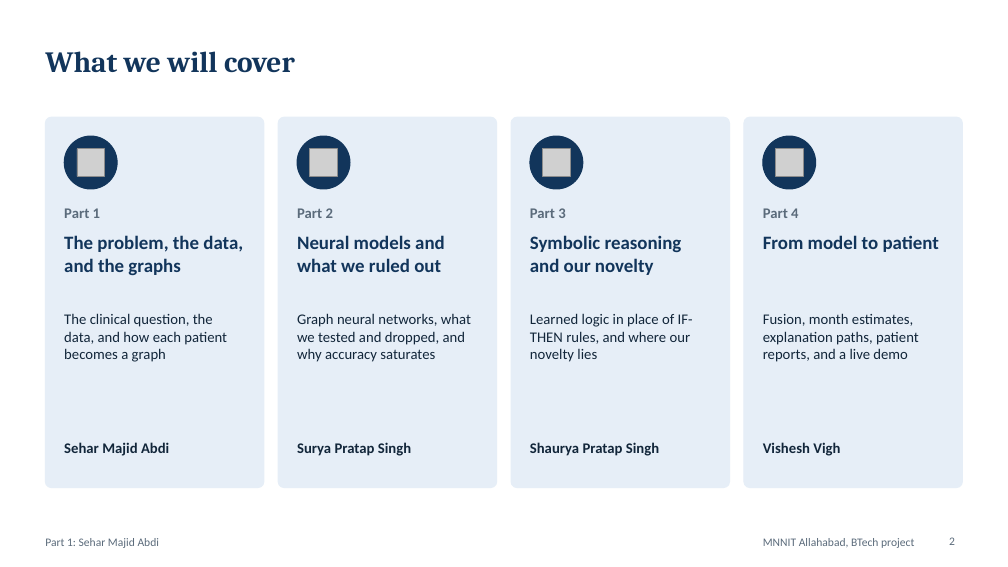
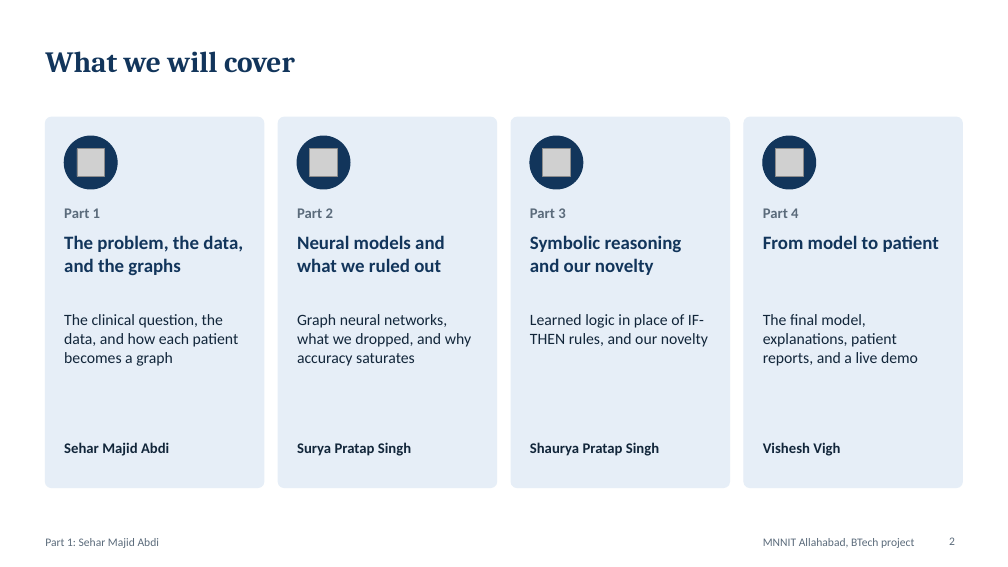
Before and after one commit to shauryasf/primekg-patient-reasoning, a slide deck: slide 2 of presentation/BRCA_Neurosymbolic_Panel_Deck.pptx. Drawn at 1008x567 pixels with LibreOffice and Linux fonts; fonts in the diff are those of the drawing; grey boxes stand for pictures. Boxes give left, top, right and bottom in pixels: in the first picture for what was removed or moved away, otherwise in the second. Text is boxed around its words. In the diff, an @@ line names an element or a change of style, - is before the commit and + after.

```diff
--- a/presentation/BRCA_Neurosymbolic_Panel_Deck.pptx
+++ b/presentation/BRCA_Neurosymbolic_Panel_Deck.pptx
@@ text "The clinical question, the data, ..." at (64,314,239,366): size 14 to 15 pt @@
@@ text at (297,314,471,366): text changed; size 14 to 15 pt @@
-Graph neural networks, what we tested and dropped, and why accuracy saturates
+Graph neural networks, what we dropped, and why accuracy saturates
@@ text at (530,314,708,347): text changed; size 14 to 15 pt @@
-Learned logic in place of IF-THEN rules, and where our novelty lies
+Learned logic in place of IF-THEN rules, and our novelty
@@ text at (763,314,918,366): text changed; size 14 to 15 pt @@
-Fusion, month estimates, explanation paths, patient reports, and a live demo
+The final model, explanations, patient reports, and a live demo
```
Also in this commit, not shown: 14 other slides changed, 13 slides added, 23 slides removed, 27 other files.
